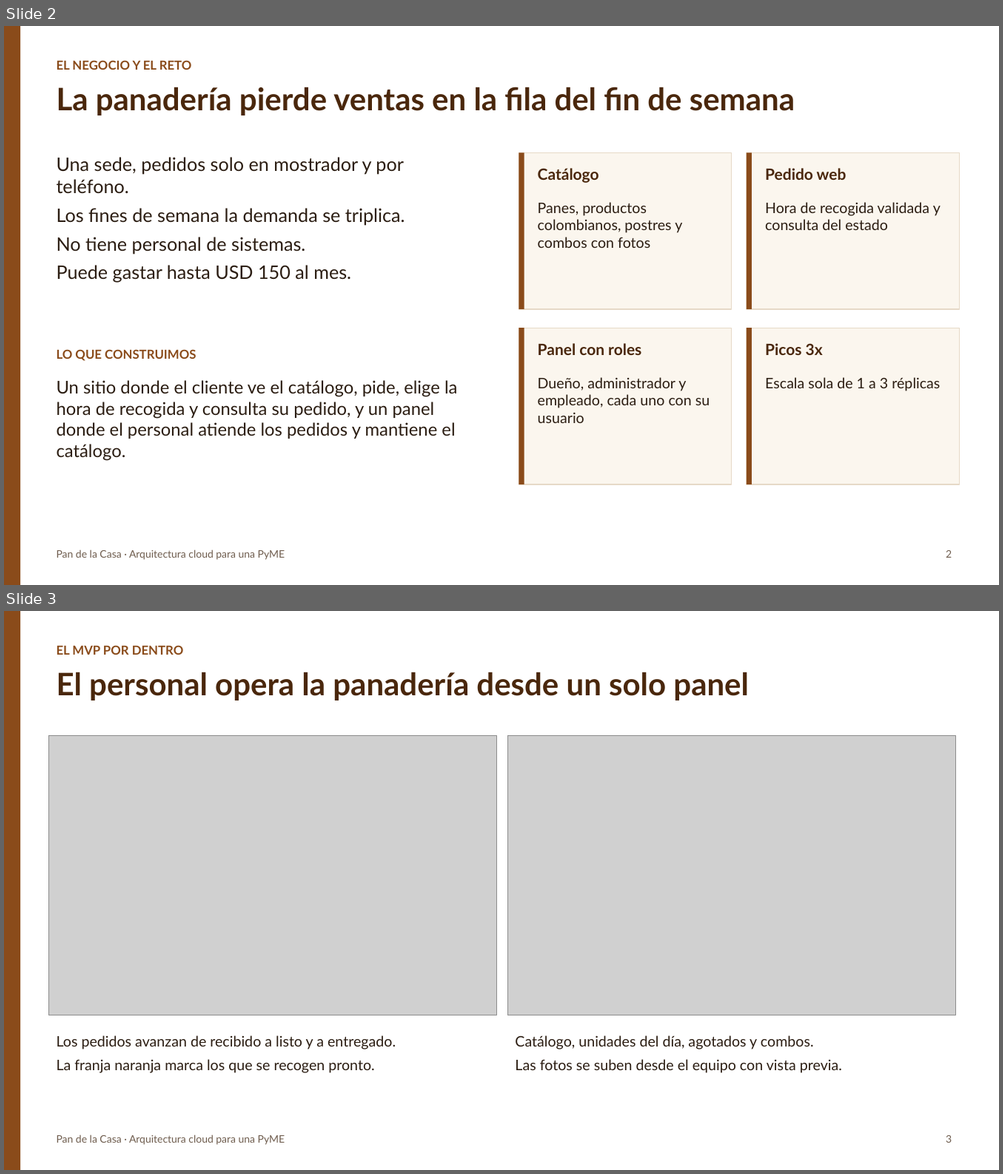
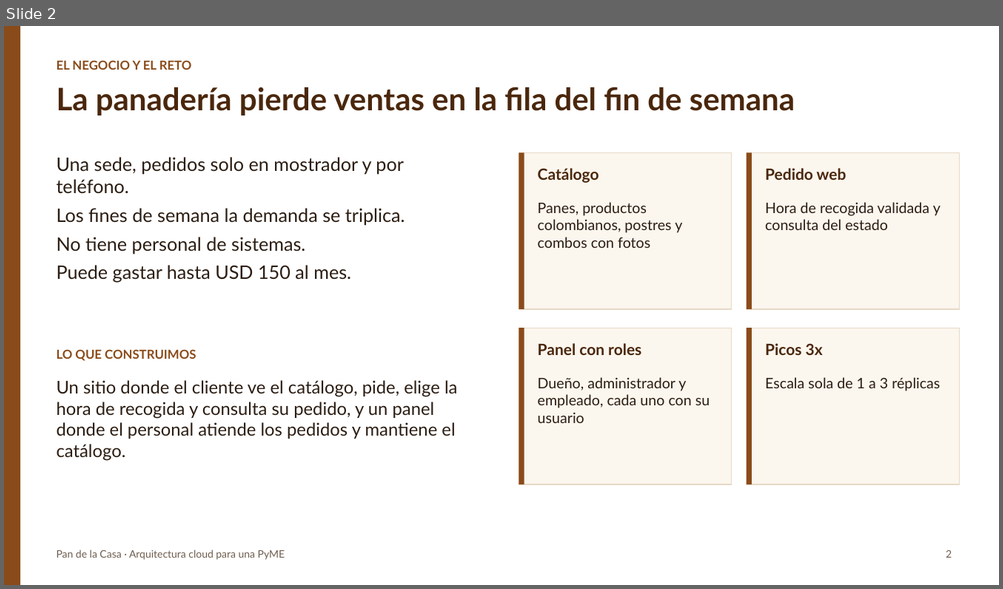
Before and after one commit to camilo-axm/pan-de-la-casa-cloud, a slide deck: docs/sustentacion/Presentación Pan de la Casa.pptx. Shown one above the other, each under a label of ours: slides 2 and 3 before the commit, slide 2 after it. The pictures are 1003x1174 and 1003x589 pixels, drawn with LibreOffice and Linux fonts; fonts in the diff are those of the drawing; grey boxes stand for pictures. Boxes give left, top, right and bottom in pixels: in the first picture for what was removed or moved away, otherwise in the second. Text is boxed around its words. In the diff, an @@ line names an element or a change of style, - is before the commit and + after.

```diff
--- a/docs/sustentacion/Presentación Pan de la Casa.pptx
+++ b/docs/sustentacion/Presentación Pan de la Casa.pptx
@@ slide 3 removed at <box>4,611,999,1170</box>, background #FFFFFF @@
@@ rectangle removed at <box>4,611,20,1170</box> @@
@@ text removed at <box>57,645,184,655</box> @@
-EL MVP POR DENTRO
@@ text removed at <box>57,672,748,701</box> @@
-El personal opera la panadería desde un solo panel
@@ picture removed at <box>48,736,496,1016</box> @@
@@ picture removed at <box>508,736,956,1016</box> @@
@@ text removed at <box>57,1036,395,1073</box> @@
-Los pedidos avanzan de recibido a listo y a entregado.
-La franja naranja marca los que se recogen pronto.
@@ text removed at <box>515,1036,842,1073</box> @@
-Catálogo, unidades del día, agotados y combos.
-Las fotos se suben desde el equipo con vista previa.
@@ text removed at <box>57,1135,284,1145</box> @@
-Pan de la Casa · Arquitectura cloud para una PyME
@@ text removed at <box>945,1136,951,1143</box> @@
-3
```
Also in this commit, not shown: 8 slides changed, 10 other files.
